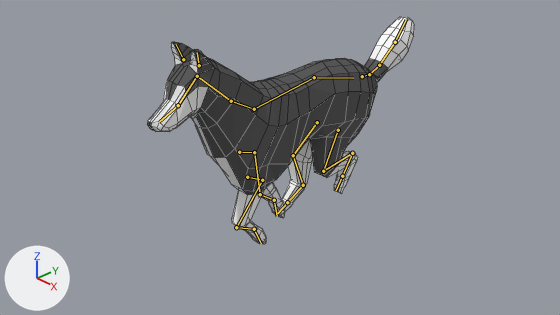
Before and after pictures for a commit that changed the Blender file Volt3D/Assets/Husky/husky-trot.blend.
Before and after are seen from the file's camera 'Camera'. The lights are fixed; the arrows at lower left show +X, +Y and +Z. Both versions are drawn at frame 40 of the action 'ArmatureAction'; the numbers are the values there. The bones that bend it are drawn over the model as lines. Mesh edges are drawn as thin lines.

Names of what the first picture shows: 'Husky'.
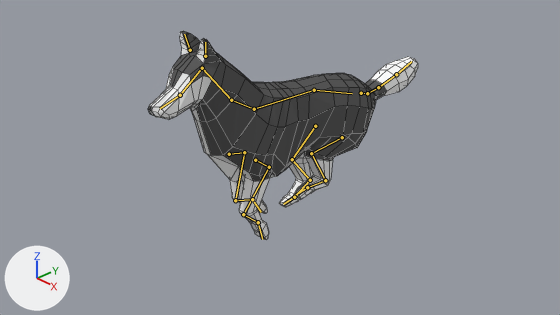
The edits, one by one:
Bone 'chest' (bone_chest) turns from (10, 0, 0) to (8, 0, 0) degrees about its own x, y and z.
Bone 'neck' (bone_neck) turns from (-6, 0, 0) to (-1, 0, 0) degrees about its own x, y and z.
Bone 'back' (bone_back) turns from (7, 0, 0) to (-3, 0, 0) degrees about its own x, y and z.
Bone 'waist' (bone_waist) turns from (-9, 0, 0) to (-4, 0, 0) degrees about its own x, y and z.
Bone 'back_thigh.R' (bone_back_thigh_r) moves from (0.0, -0.15, -0.94) to (0.0, -0.39, -0.7).
Bone 'tail1' (bone_tail1) turns from (67, 0, 0) to (60, 0, 0) degrees about its own x, y and z.
Bone 'tail2' (bone_tail2) turns from (-44, 0, 0) to (-39, 0, 0) degrees about its own x, y and z.
Bone 'tail3' (bone_tail3) turns from (-17, 0, 0) to (-7, 0, 0) degrees about its own x, y and z.
Bone 'tail4' (bone_tail4) turns from (-18, 0, 0) to (-13, 0, 0) degrees about its own x, y and z.
Bone 'back_thigh.L' (bone_back_thigh_l) moves from (0.0, -0.02, -0.49) to (0.0, -0.39, -0.57).
Bone 'front_shoulder.R' (bone_front_shoulder_r) moves from (0.0, -0.6, -0.17) to (0.0, -0.62, 0.38).
Bone 'front_shoulder.L' (bone_front_shoulder_l) moves from (0.0, -0.06, 0.46) to (0.0, -0.36, 0.24).
Bone 'front_heel_IK.R' (bone_front_heel_ik_r) moves from (0.0, -0.04, 0.52) to (0.0, 0.14, 0.69).
Bone 'front_heel_IK.R' (bone_front_heel_ik_r) turns from (109, 0, 0) to (100, 0, 0) degrees about its own x, y and z.
Bone 'back_heel_IK.R' (bone_back_heel_ik_r) moves from (0.0, -1.19, 0.98) to (0.0, -2.87, 1.17).
Bone 'back_heel_IK.R' (bone_back_heel_ik_r) turns from (52, 0, 0) to (3, 0, 0) degrees about its own x, y and z.
Bone 'front_heel_IK.L' (bone_front_heel_ik_l) moves from (0.0, 2.05, 0.2) to (0.0, 1.08, 0.59).
Bone 'front_heel_IK.L' (bone_front_heel_ik_l) turns from (96, 0, 0) to (116, 0, 0) degrees about its own x, y and z.
Bone 'back_heel_IK.L' (bone_back_heel_ik_l) moves from (0.0, -2.49, -0.08) to (0.0, -2.16, 0.01).
Bone 'back_heel_IK.L' (bone_back_heel_ik_l) turns from (25, 0, 0) to (4, 0, 0) degrees about its own x, y and z.

Changed parts and their boxes (x1, y1, x2, y2) in the pictures (560 x 315 px):
'Husky', posed (8% shorter)
    before: (147, 17, 414, 244)
    after: (148, 31, 418, 240)
bone 'chest', root to tip
    before: (254, 109) to (231, 101)
    after: (254, 109) to (231, 100)
bone 'neck', root to tip
    before: (231, 101) to (197, 76)
    after: (231, 100) to (202, 68)
bone 'back', root to tip
    before: (254, 109) to (314, 77)
    after: (254, 109) to (314, 90)
bone 'waist', root to tip
    before: (314, 77) to (353, 78)
    after: (314, 90) to (352, 93)
bone 'back_thigh.R', root to tip
    before: (338, 130) to (323, 171)
    after: (342, 137) to (311, 153)
bone 'tail1', root to tip
    before: (362, 76) to (369, 74)
    after: (361, 93) to (367, 93)
bone 'tail2', root to tip
    before: (369, 74) to (379, 65)
    after: (367, 93) to (378, 87)
bone 'tail3', root to tip
    before: (379, 65) to (395, 42)
    after: (378, 87) to (396, 74)
bone 'tail4', root to tip
    before: (395, 42) to (406, 19)
    after: (396, 74) to (411, 61)
bone 'back_thigh.L', root to tip
    before: (317, 122) to (293, 155)
    after: (315, 126) to (292, 159)
bone 'front_shoulder.R', root to tip
    before: (247, 177) to (262, 180)
    after: (255, 160) to (269, 167)
bone 'front_shoulder.L', root to tip
    before: (239, 152) to (254, 152)
    after: (229, 154) to (244, 152)
